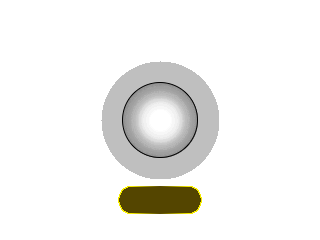
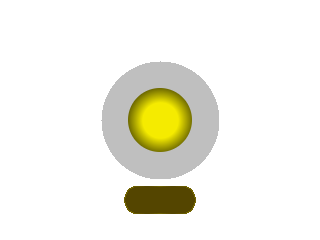
Layers edited between the first and the second (320, 240) image:
painted on "box", masked it over <box>118,186,202,214</box>
painted on "center" over <box>122,82,198,158</box>
